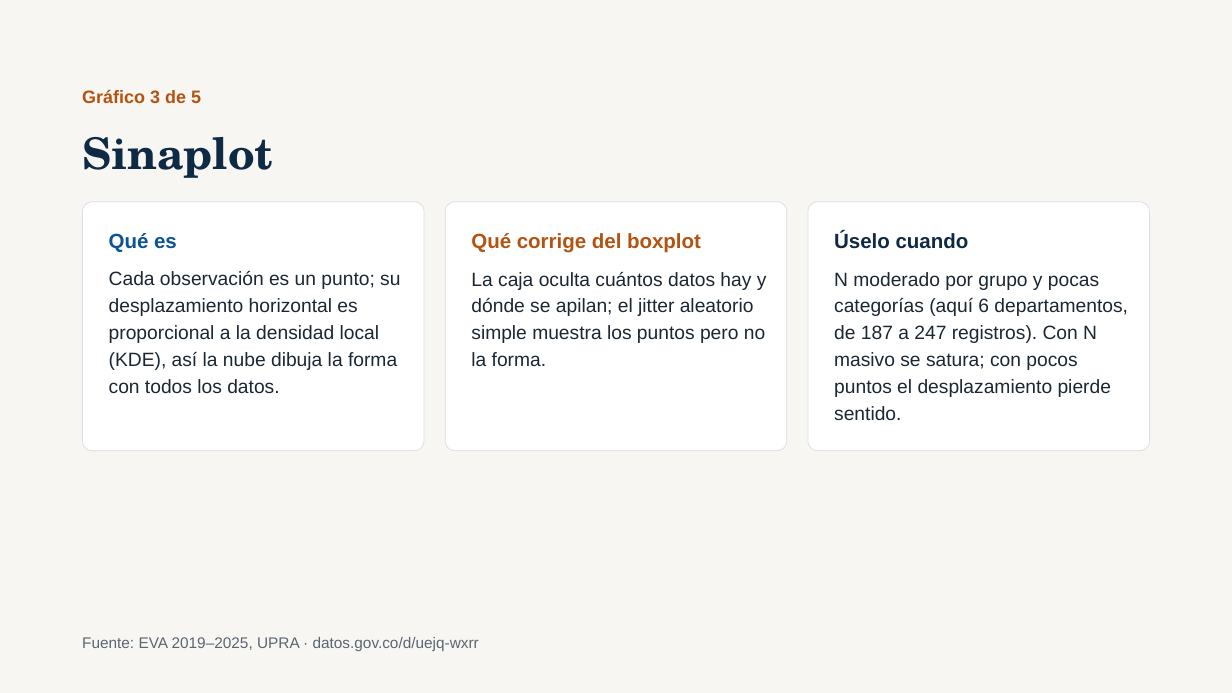
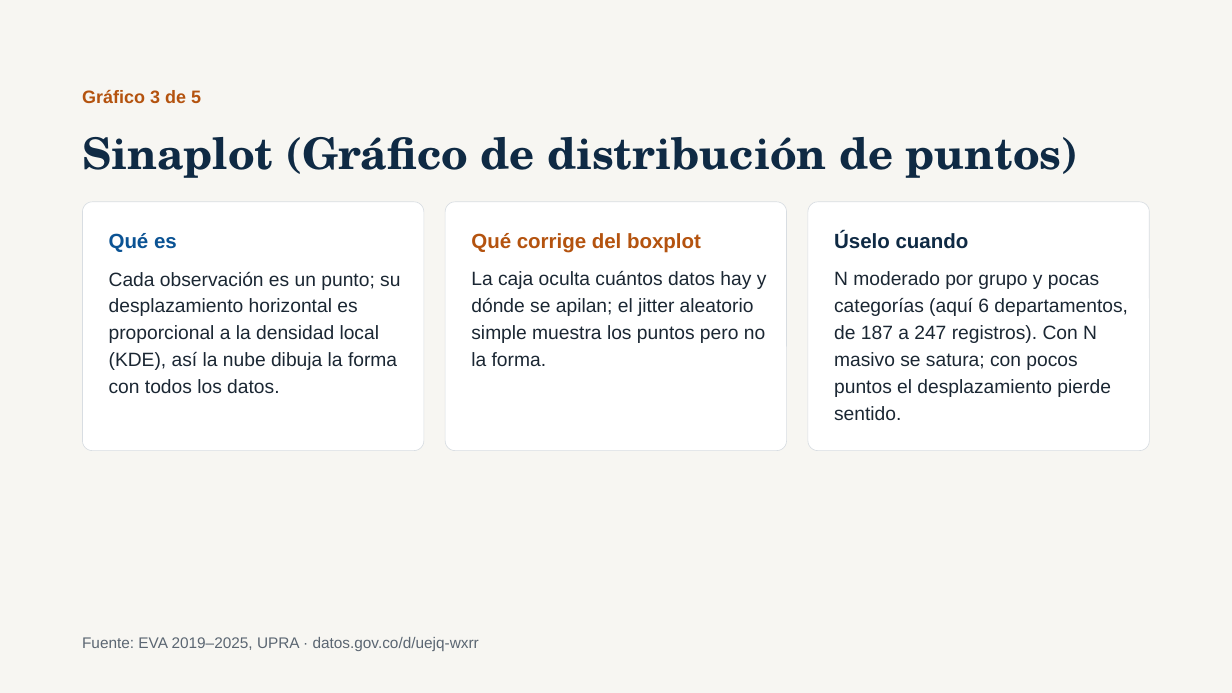
Before and after one commit to Breinersmartinez/statistical-distribution-visualizations, a slide deck: slide 6 of presentation/Cinco variaciones modernas del diagrama de caja y bigotes.pptx. Drawn at 1232x693 pixels with LibreOffice and Linux fonts; fonts in the diff are those of the drawing. Boxes give left, top, right and bottom in pixels: in the first picture for what was removed or moved away, otherwise in the second. Text is boxed around its words. In the diff, an @@ line names an element or a change of style, - is before the commit and + after.

```diff
--- a/presentation/Cinco variaciones modernas del diagrama de caja y bigotes.pptx
+++ b/presentation/Cinco variaciones modernas del diagrama de caja y bigotes.pptx
@@ title at box(82, 137, 1079, 178): text changed @@
-Sinaplot
+Sinaplot (Gráfico de distribución de puntos)
```
Also in this commit, not shown: 5 other slides changed.
